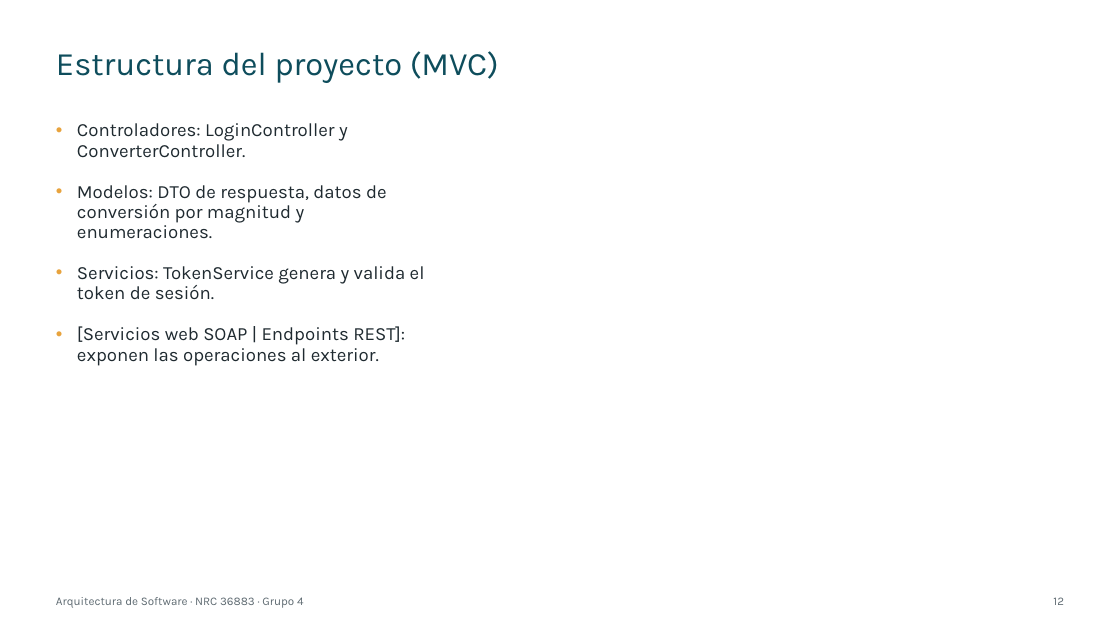
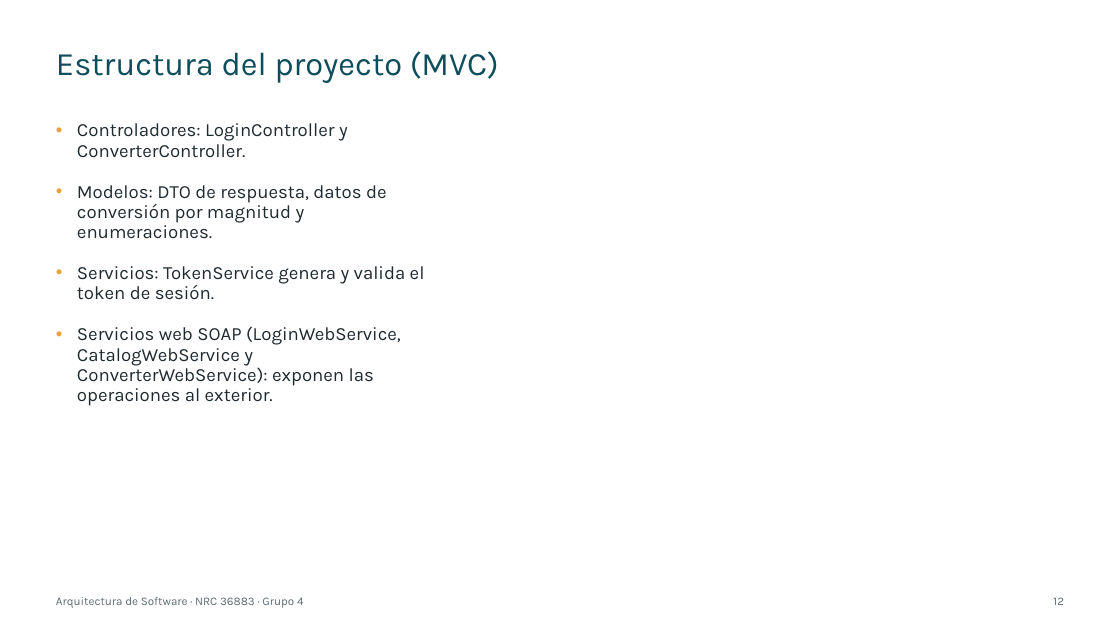
Before and after one commit to IMarcusDev/TI.1.2.-PAO202651_SOAP_DOTNET_SINBDD_NRC_36883_GR04, a slide deck: slide 12 of 05. DOCUMENTACION/PRESENTACION TI.1.2. SOAP sin BDD en DOTNET GR4.pptx. Drawn at 1120x630 pixels with LibreOffice and Linux fonts; fonts in the diff are those of the drawing. Boxes give left, top, right and bottom in pixels: in the first picture for what was removed or moved away, otherwise in the second. Text is boxed around its words. In the diff, an @@ line names an element or a change of style, - is before the commit and + after.

```diff
--- a/05. DOCUMENTACION/PRESENTACION TI.1.2. SOAP sin BDD en DOTNET GR4.pptx
+++ b/05. DOCUMENTACION/PRESENTACION TI.1.2. SOAP sin BDD en DOTNET GR4.pptx
@@ text at box(77, 326, 401, 406): text changed @@
-• [Servicios web SOAP | Endpoints REST]: exponen las operaciones al exterior.
+• Servicios web SOAP (LoginWebService, CatalogWebService y ConverterWebService): exponen las operaciones al exterior.
```
Also in this commit, not shown: 27 other slides changed.
